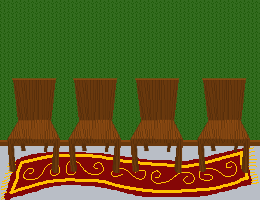
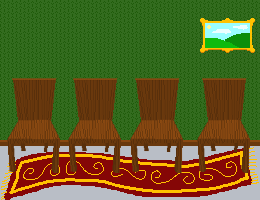
Before/after of a 260×200 layered artwork. What changed in the layer stack:
added layer "Clipboard" above "chair" over (200, 18, 255, 53)
